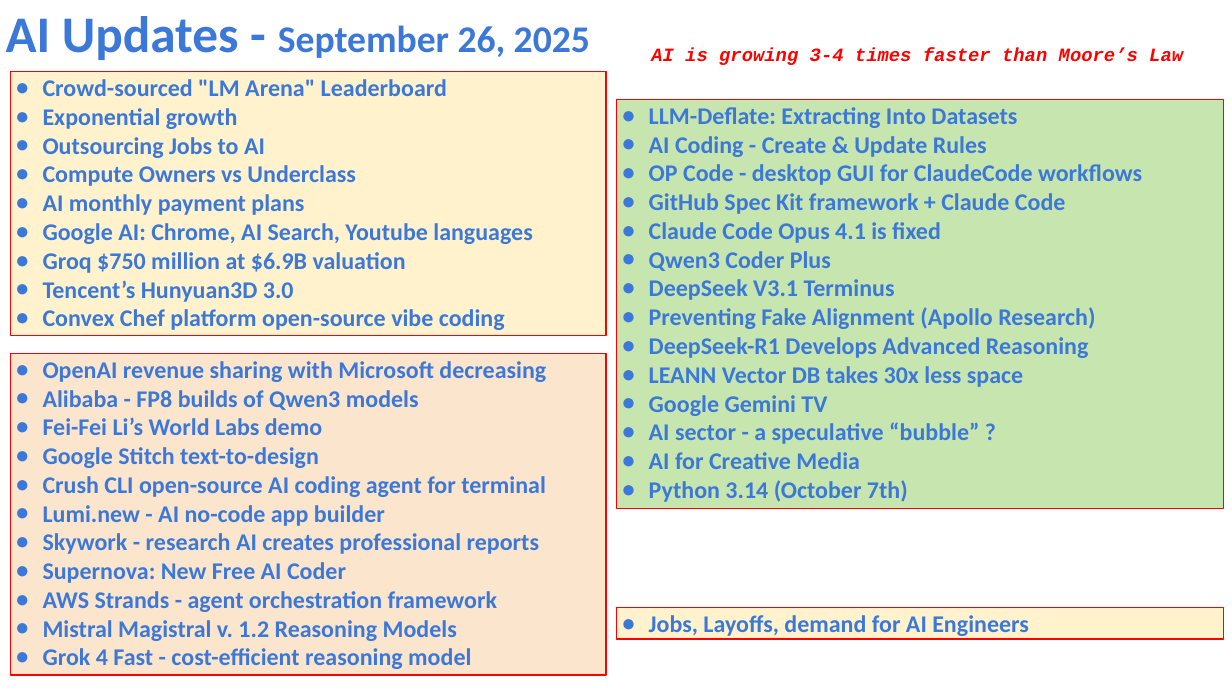
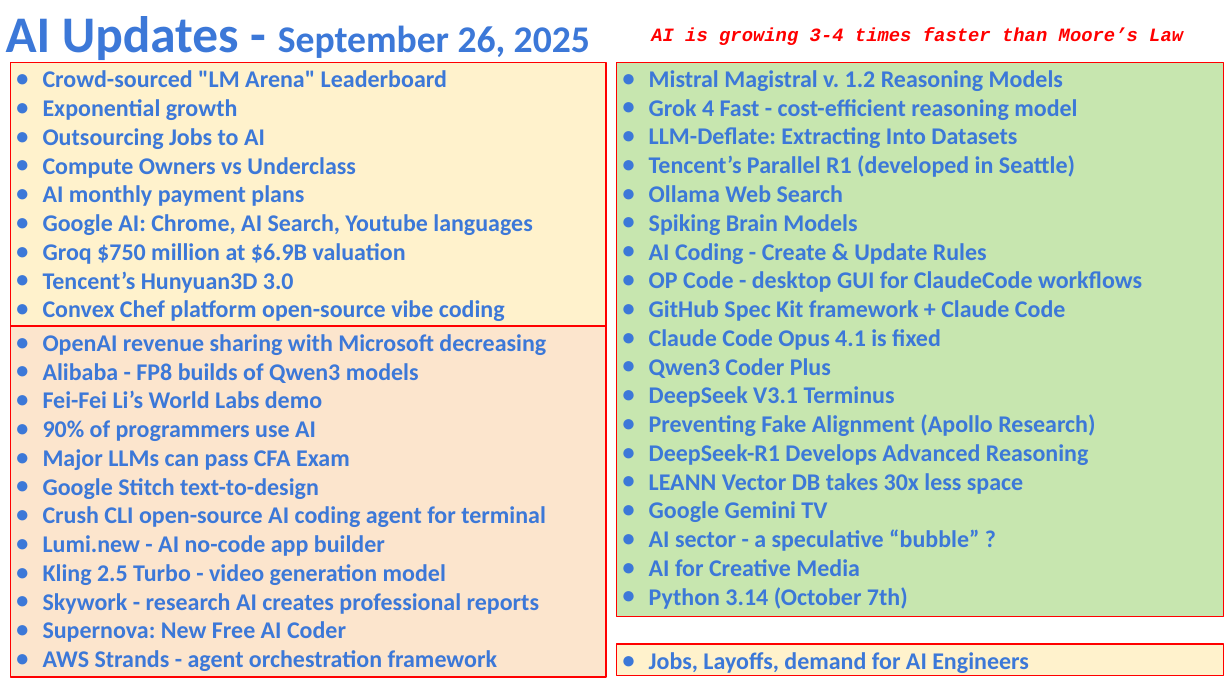
Before and after one commit to lselector/seminar, a slide deck: slide 1 of 2025/2025-09-26-AI-Updates.pptx. Drawn at 1232x693 pixels with LibreOffice and Linux fonts; fonts in the diff are those of the drawing. Boxes give left, top, right and bottom in pixels: in the first picture for what was removed or moved away, otherwise in the second. Text is boxed around its words. In the diff, an @@ line names an element or a change of style, - is before the commit and + after.

```diff
--- a/2025/2025-09-26-AI-Updates.pptx
+++ b/2025/2025-09-26-AI-Updates.pptx
@@ text "AI is growing 3-4 times ...": place and size @@
-text "AI is growing 3-4 times ..." at [651,48,1183,65]
+text "AI is growing 3-4 times ..." at [651,28,1183,45]
@@ rectangle "Crowd-sourced "LM Arena" Leaderboard": place and size @@
-rectangle "Crowd-sourced "LM Arena" Leaderboard" at [11,71,606,335]
+rectangle "Crowd-sourced "LM Arena" Leaderboard" at [11,63,606,326]
@@ rectangle "Mistral Magistral v. 1.2 Reasoning ...": place and size @@
-rectangle "Mistral Magistral v. 1.2 Reasoning ..." at [617,100,1223,509]
+rectangle "Mistral Magistral v. 1.2 Reasoning ..." at [617,63,1223,617]
@@ text in rectangle at [649,70,1077,120]: paragraphs added @@
+● Mistral Magistral v. 1.2 Reasoning Models
+● Grok 4 Fast - cost-efficient reasoning model
@@ text in rectangle at [649,155,1075,235]: paragraphs added @@
+● Tencent’s Parallel R1 (developed in Seattle)
+● Ollama Web Search
+● Spiking Brain Models
@@ rectangle "OpenAI revenue sharing with Microsoft ...": place and size @@
-rectangle "OpenAI revenue sharing with Microsoft ..." at [11,354,606,675]
+rectangle "OpenAI revenue sharing with Microsoft ..." at [11,326,606,678]
@@ text in rectangle at [43,420,350,470]: paragraphs added @@
+● 90% of programmers use AI
+● Major LLMs can pass CFA Exam
@@ text in rectangle at [43,564,446,585]: paragraph added @@
+● Kling 2.5 Turbo - video generation model
@@ text in rectangle at [43,620,471,669]: paragraphs removed @@
-● Mistral Magistral v. 1.2 Reasoning Models
-● Grok 4 Fast - cost-efficient reasoning model
@@ rectangle "Jobs, Layoffs, demand for AI ...": place and size @@
-rectangle "Jobs, Layoffs, demand for AI ..." at [617,607,1223,639]
+rectangle "Jobs, Layoffs, demand for AI ..." at [617,644,1223,676]
```
Also in this commit, not shown: 4 other slides changed, 1 slide added.
